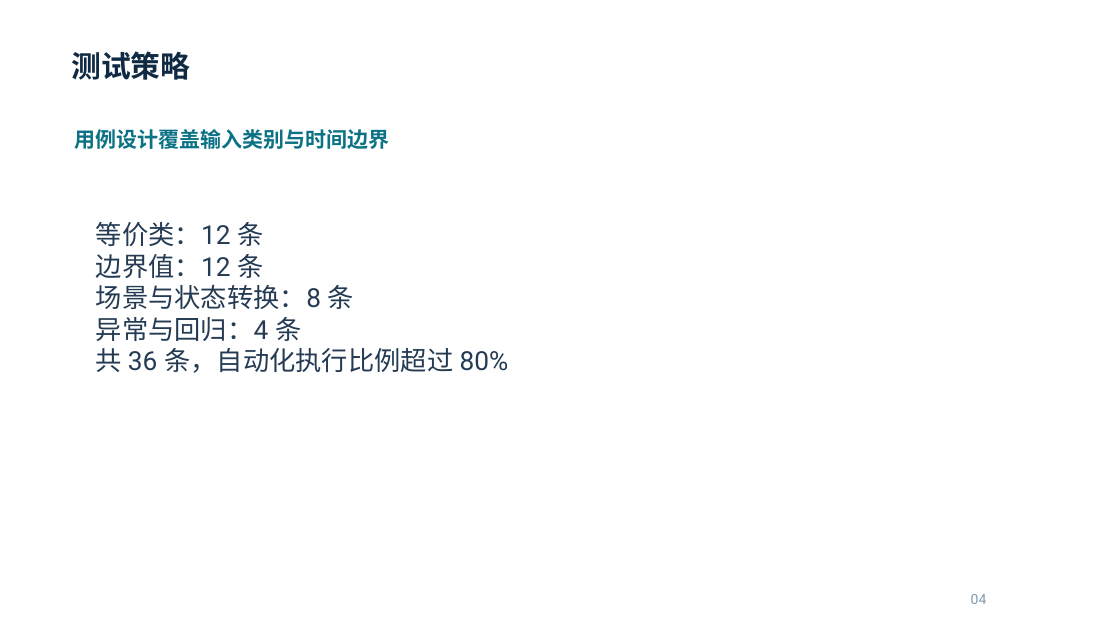
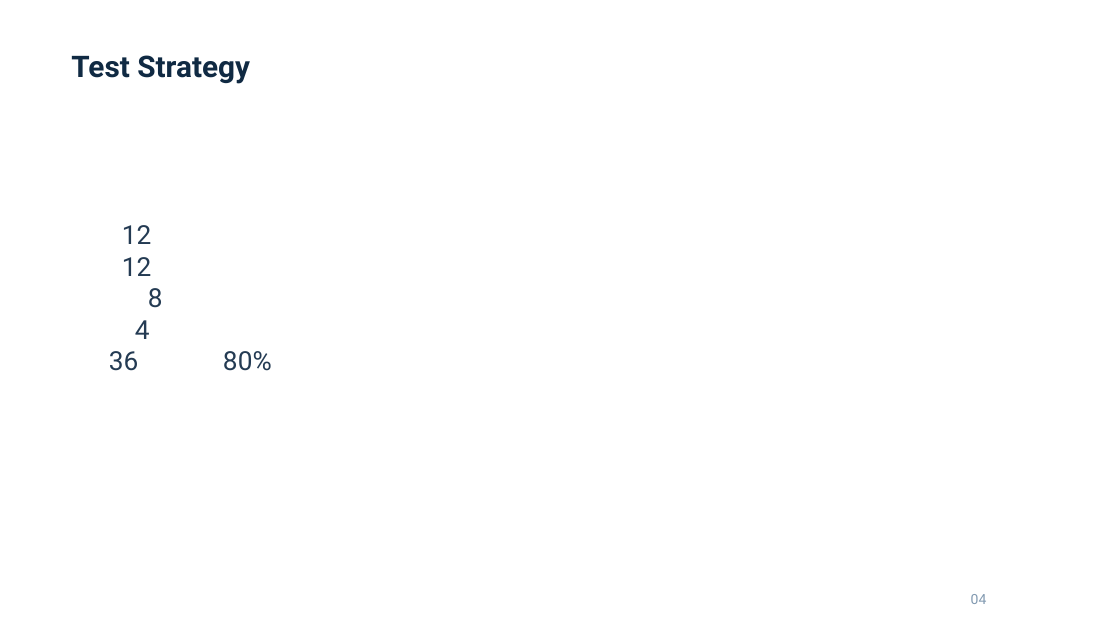
Before and after one commit to cornell-hust/ST_pratice, a slide deck: slide 4 of module1/presentation/build/candidate.pptx. Drawn at 1120x630 pixels with LibreOffice and Linux fonts; fonts in the diff are those of the drawing. Boxes give left, top, right and bottom in pixels: in the first picture for what was removed or moved away, otherwise in the second. Text is boxed around its words. In the diff, an @@ line names an element or a change of style, - is before the commit and + after.

Commit message:
fix(module1): use ASCII-safe presentation text

```diff
--- a/module1/presentation/build/candidate.pptx
+++ b/module1/presentation/build/candidate.pptx
@@ text at bbox=[71, 55, 250, 84]: text changed @@
-测试策略
+Test Strategy
@@ text removed at bbox=[75, 129, 390, 149] @@
-用例设计覆盖输入类别与时间边界
@@ text at bbox=[109, 225, 272, 371]: text changed @@
-等价类：12 条
-边界值：12 条
-场景与状态转换：8 条
-异常与回归：4 条
-共 36 条，自动化执行比例超过 80%
+12
+12
+8
+4
+36 80%
```
Also in this commit, not shown: 10 other slides changed, 15 other files.
